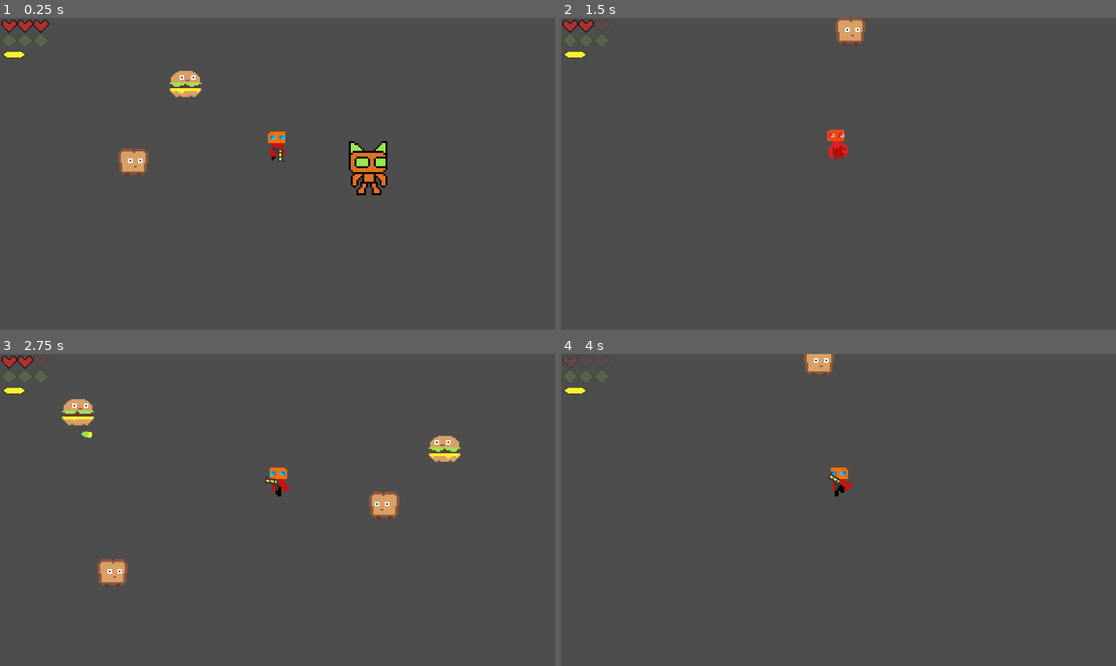
Above: before the commit, frames 1-4 (two rows, left to right).
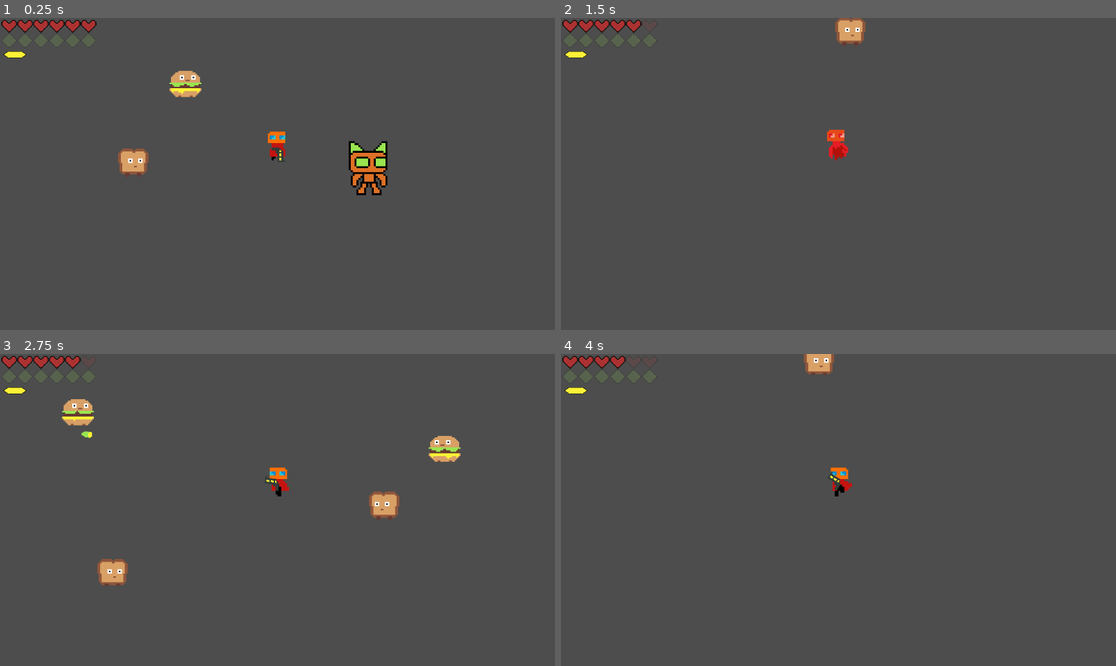
Above: after the commit, the same moments.

Repository: mendsergon/Kill-The-Food-Pyramid
Game: Godot game, scene res://Assets/Scenes/game.tscn
The game is run twice, just before and just after one commit, with the same random seed, the same clock (stepped at 60 frames per second) and the same inputs.
Inputs (mouse positions are in pixels of both pictures, inside the frame that each line leads up to):
- Up to frame 1 (0.25 s): no input
- Up to frame 2 (1.5 s): move the mouse to (810, 236) at 0.52 s; hold W (move_up) from 0.53 s (still down); tap Shift (dash) at 0.6 s; move the mouse to (1005, 220) at 1.27 s; tap E (melee) at 1.35 s
- Up to frame 3 (2.75 s): move the mouse to (111, 463) at 2.02 s; release W (move_up) at 2.03 s; hold A (move_left) from 2.03 s (still down); click (111, 463) at 2.1 s
- Up to frame 4 (4 s): move the mouse to (866, 510) at 2.77 s; tap Shift (dash) at 2.85 s; move the mouse to (755, 432) at 3.52 s; release A (move_left) at 3.53 s; hold S (move_down) from 3.53 s (still down); tap E (melee) at 3.6 s

The runs differ from the first frame. In frame 1, 0.2% of the frame differs, in the area x 0-18%, y 0-13%; in frame 2, 0.2%; in frame 3, 0.2%; in frame 4, 0.3%, in the area x 0-12%, y 0-13%.

Commit message:
Added more hearts and melee orbs

Diff:
--- a/Assets/Scenes/player.tscn
+++ b/Assets/Scenes/player.tscn
@@ -333,6 +333,8 @@
 [node name="Player" type="CharacterBody2D"]
 collision_mask = 133
 script = ExtResource("1_7dd06")
+max_health = 6
+MAX_MELEE_ORBS = 6
 
 [node name="AnimatedSprite2D" type="AnimatedSprite2D" parent="."]
 position = Vector2(0, -8)
@@ -385,7 +387,19 @@
 layout_mode = 2
 
 [node name="Heart" parent="HealthBar/HBoxContainer/Heart4" instance=ExtResource("4_22rpc")]
-position = Vector2(-7.5, -8)
+position = Vector2(-8, -8)
+
+[node name="Heart5" type="TextureRect" parent="HealthBar/HBoxContainer"]
+layout_mode = 2
+
+[node name="Heart" parent="HealthBar/HBoxContainer/Heart5" instance=ExtResource("4_22rpc")]
+position = Vector2(4.5, -8)
+
+[node name="Heart6" type="TextureRect" parent="HealthBar/HBoxContainer"]
+layout_mode = 2
+
+[node name="Heart" parent="HealthBar/HBoxContainer/Heart6" instance=ExtResource("4_22rpc")]
+position = Vector2(17, -8)
 
 [node name="MeleeOrbBar" type="CanvasLayer" parent="."]
 
@@ -418,7 +432,21 @@
 layout_mode = 2
 
 [node name="MeleeOrb" parent="MeleeOrbBar/HBoxContainer/MeleeOrb4" instance=ExtResource("5_2pvs1")]
-position = Vector2(-3, 17)
+position = Vector2(-4, 17)
+scale = Vector2(2, 1.925)
+
+[node name="MeleeOrb5" type="TextureRect" parent="MeleeOrbBar/HBoxContainer"]
+layout_mode = 2
+
+[node name="MeleeOrb" parent="MeleeOrbBar/HBoxContainer/MeleeOrb5" instance=ExtResource("5_2pvs1")]
+position = Vector2(25, 17)
+scale = Vector2(2, 1.925)
+
+[node name="MeleeOrb6" type="TextureRect" parent="MeleeOrbBar/HBoxContainer"]
+layout_mode = 2
+
+[node name="MeleeOrb" parent="MeleeOrbBar/HBoxContainer/MeleeOrb6" instance=ExtResource("5_2pvs1")]
+position = Vector2(54, 17)
 scale = Vector2(2, 1.925)
 
 [node name="DashSlabBar" type="CanvasLayer" parent="."]
@@ -431,5 +459,5 @@
 layout_mode = 2
 
 [node name="DashSlab" parent="DashSlabBar/HBoxContainer/DashSlab" instance=ExtResource("6_w3t24")]
-position = Vector2(-76, 46)
+position = Vector2(-74, 46)
 scale = Vector2(1.5, 1)
